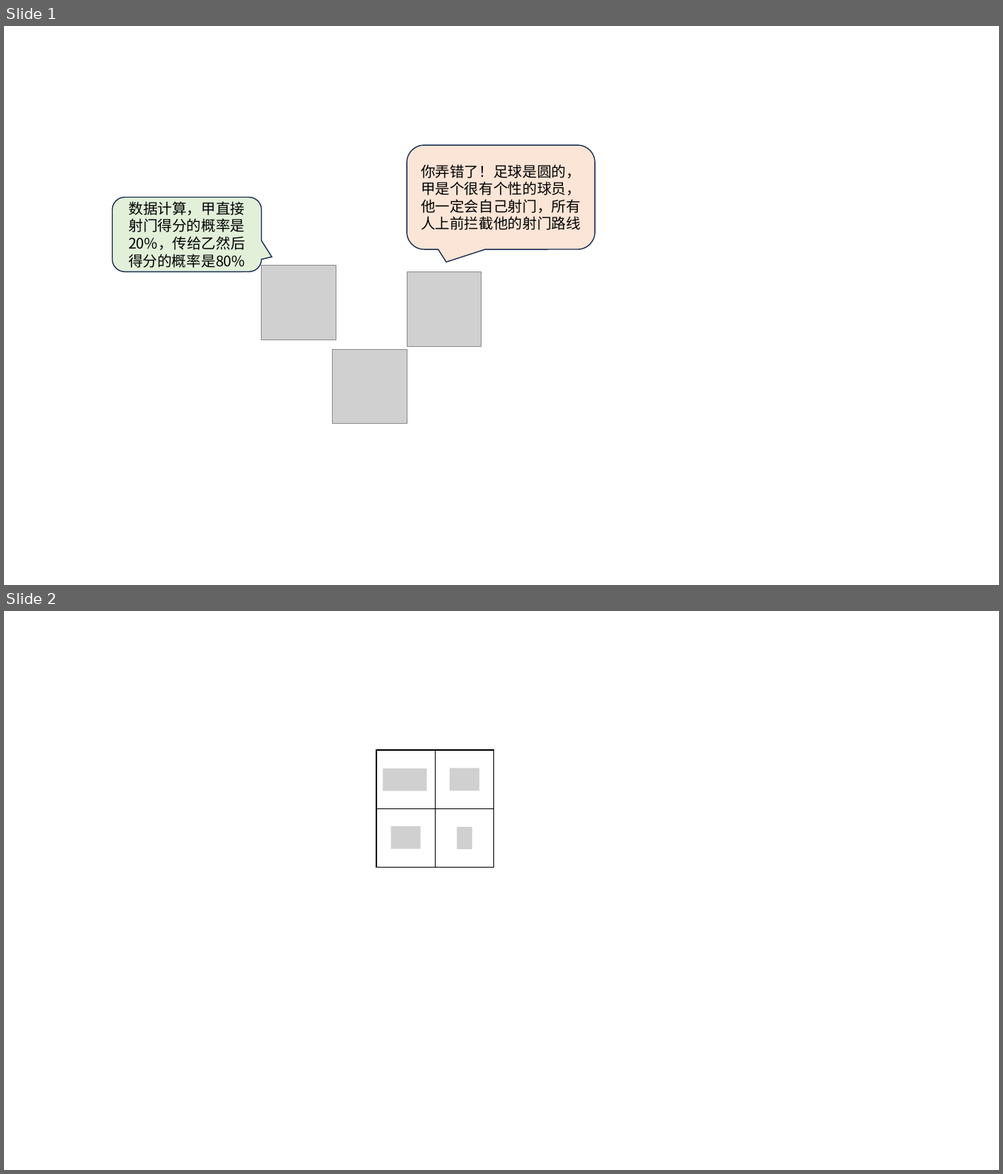
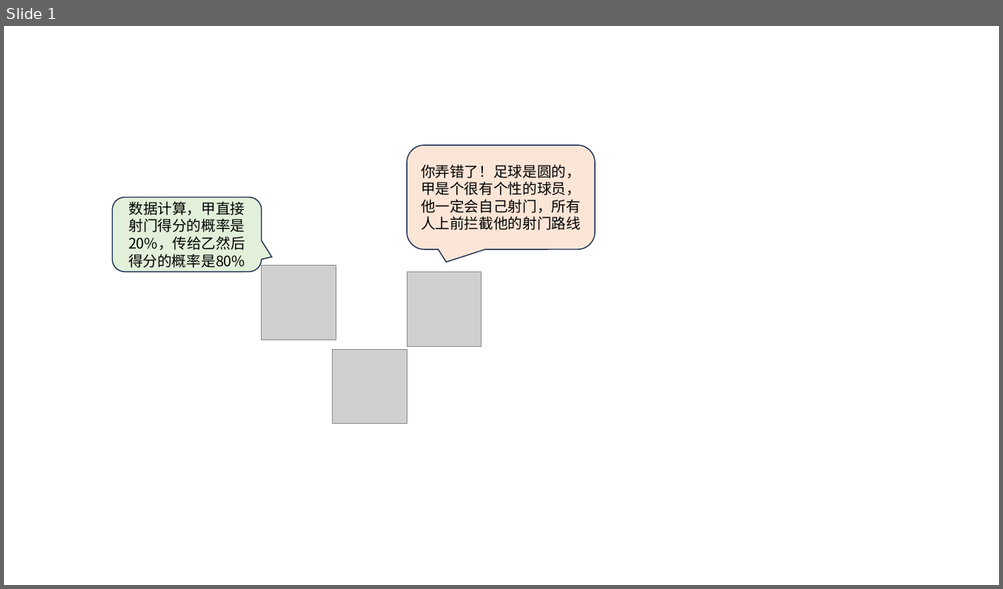
Before and after one commit to datawhalechina/joyrl-book, a slide deck: docs/ch6/main.pptx. Shown one above the other, each under a label of ours: slides 1 and 2 before the commit, slide 1 after it. The pictures are 1003x1174 and 1003x589 pixels, drawn with LibreOffice and Linux fonts; fonts in the diff are those of the drawing; grey boxes stand for pictures. Boxes give left, top, right and bottom in pixels: in the first picture for what was removed or moved away, otherwise in the second. Text is boxed around its words. In the diff, an @@ line names an element or a change of style, - is before the commit and + after.

```diff
--- a/docs/ch6/main.pptx
+++ b/docs/ch6/main.pptx
@@ slide 2 removed at [4, 611, 999, 1170], background #FFFFFF @@
@@ rectangle removed at [376, 750, 435, 809] @@
@@ rectangle removed at [435, 750, 494, 809] @@
@@ picture removed at [383, 769, 427, 791] @@
@@ picture removed at [449, 769, 479, 791] @@
@@ rectangle removed at [376, 809, 435, 868] @@
@@ rectangle removed at [435, 809, 494, 868] @@
@@ picture removed at [390, 826, 421, 849] @@
@@ picture removed at [457, 826, 472, 849] @@
```
Also in this commit, not shown: 2 slides added, 3 other files.
